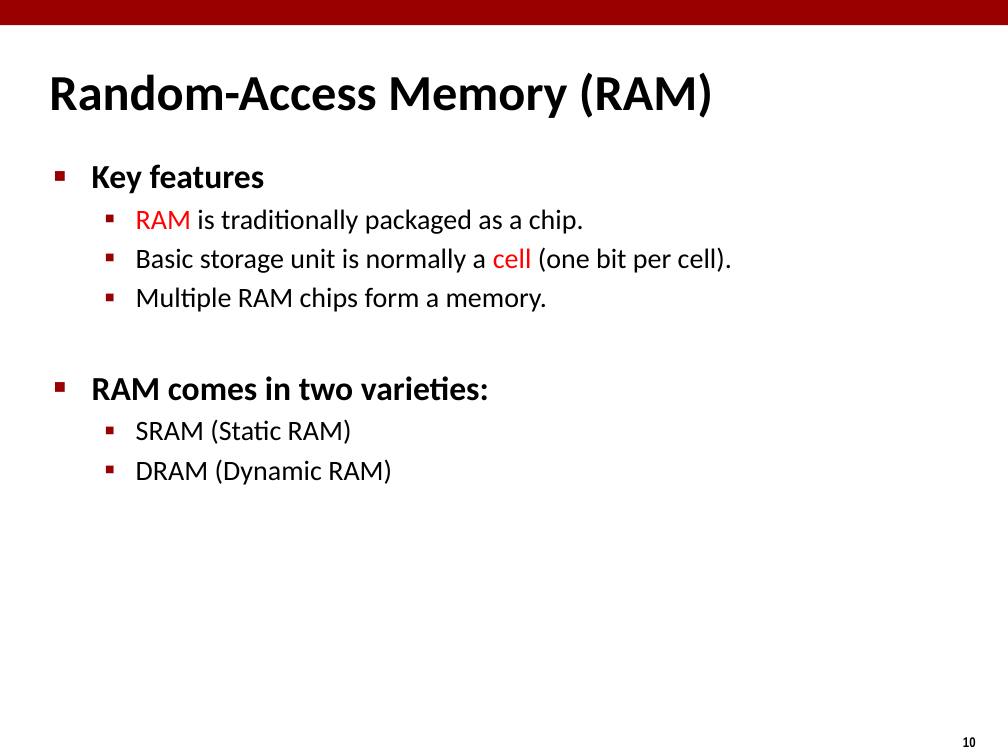
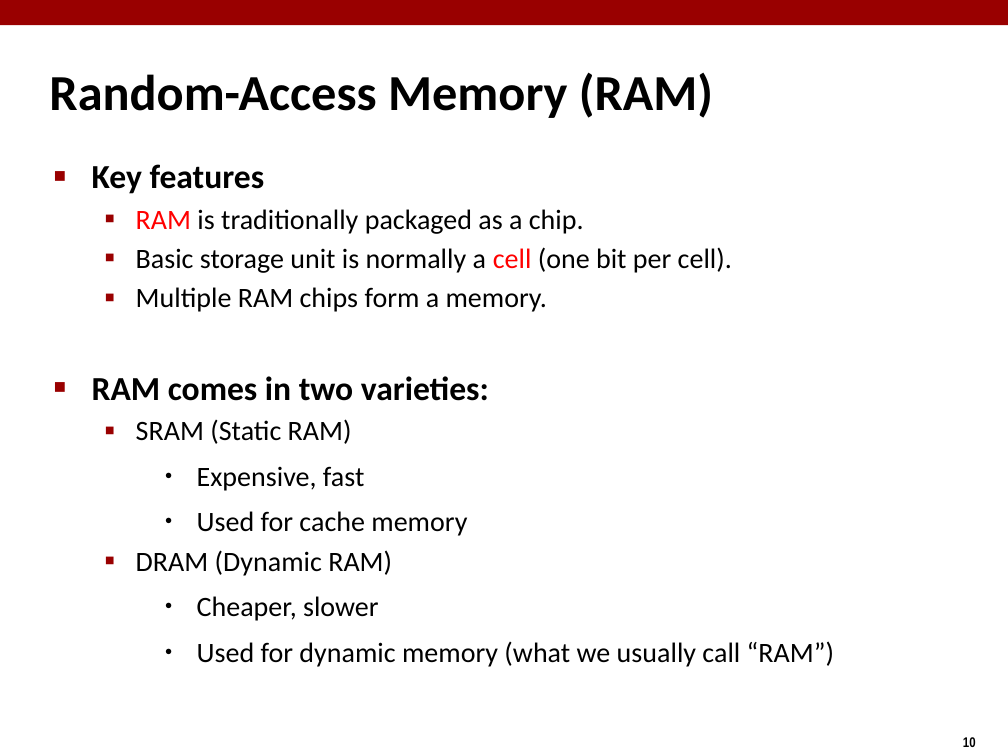
Before and after one commit to diku-compSys/compSys-e2021-pub, a slide deck: slide 10 of lectures/210922_performance_and_memory/slides.odp. Drawn at 1008x756 pixels with LibreOffice and Linux fonts; fonts in the diff are those of the drawing. Boxes give left, top, right and bottom in pixels: in the first picture for what was removed or moved away, otherwise in the second. Text is boxed around its words. In the diff, an @@ line names an element or a change of style, - is before the commit and + after.

```diff
--- a/lectures/210922_performance_and_memory/slides.odp
+++ b/lectures/210922_performance_and_memory/slides.odp
@@ text at [197, 466, 467, 536]: paragraphs added @@
+    ● Expensive, fast
+    ● Used for cache memory
@@ text at [197, 596, 834, 667]: paragraphs added @@
+    ● Cheaper, slower
+    ● Used for dynamic memory (what we usually call “RAM”)
```
Also in this commit, not shown: 4 other slides changed, 4 slides removed.
